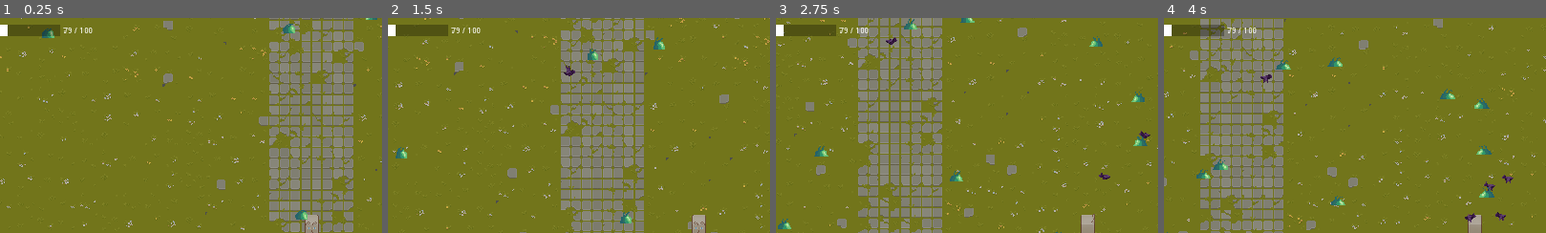
Above: before the commit, frames 1-4 (left to right).
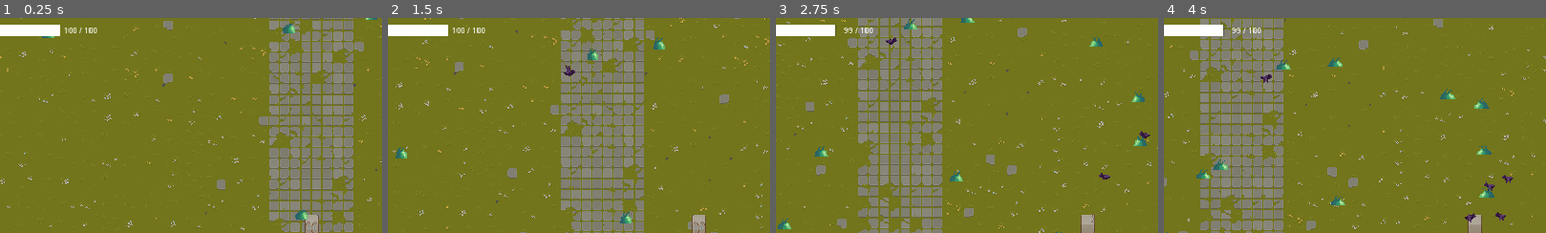
Above: after the commit, the same moments.

Repository: reyhanfarabi/project-survive
Game: Godot game, scene res://scenes/game.tscn
Same seed, same stepped clock (60 frames per second), same inputs: the game is played once before the commit and once after it. The project has no main scene, so this scene is started directly.
Inputs:
- Up to frame 1 (0.25 s): no input
- Up to frame 2 (1.5 s): hold D (right) 0.53-1.28 s; tap W (top) at 0.6, 1.35 s; hold S (down) from 1.28 s (still down)
- Up to frame 3 (2.75 s): release S (down) at 2.03 s; hold D (right) from 2.03 s (still down); tap W (top) at 2.1 s
- Up to frame 4 (4 s): tap W (top) at 2.85, 3.6 s; release D (right) at 3.53 s; hold A (left) from 3.53 s (still down)
The pictures show only the part of the screen within x 9-59%, y 0-50%; the shares and areas given below are measured in that part.

The runs differ from the first frame. In frame 1, 0.9% of the frame differs, in the area x 2-26%, y 3-9%; in frame 2, 0.9%; in frame 3, 0.9%; in frame 4, 0.9%.

Commit message:
add player health UI logic and other adjustment

Diff:
--- a/resources/entity/enemy.tres
+++ b/resources/entity/enemy.tres
@@ -5,5 +5,6 @@
 [resource]
 resource_local_to_scene = true
 script = ExtResource("1_7vah6")
+max_health = 10
 health = 10
-attack_damage = 2
+attack_damage = 1
--- a/resources/entity/player.tres
+++ b/resources/entity/player.tres
@@ -4,5 +4,6 @@
 
 [resource]
 script = ExtResource("1_ecn4j")
+max_health = 100
 health = 100
-attack_damage = 20
+attack_damage = 10
--- /dev/null
+++ b/scenes/health_ui.tscn
@@ -0,0 +1,48 @@
+[gd_scene load_steps=5 format=3 uid="uid://bcypvjbl47xd5"]
+
+[ext_resource type="Texture2D" uid="uid://drtssacttunyc" path="res://assets/health_bar/under.png" id="1_juo7y"]
+[ext_resource type="Script" path="res://scripts/health_ui.gd" id="1_qeims"]
+[ext_resource type="Texture2D" uid="uid://ypoqksfl2c8w" path="res://assets/health_bar/progress.png" id="2_ki7ks"]
+[ext_resource type="Resource" uid="uid://bnpo3lcqa4oui" path="res://resources/entity/player.tres" id="2_tgkoc"]
+
+[node name="HealthUIContainer" type="HBoxContainer"]
+script = ExtResource("1_qeims")
+_player_resource = ExtResource("2_tgkoc")
+
+[node name="HPTitle" type="ColorRect" parent="."]
+clip_contents = true
+custom_minimum_size = Vector2(24, 0)
+layout_mode = 2
+color = Color(0, 0, 0, 0.301961)
+
+[node name="HPLabel" type="Label" parent="HPTitle"]
+layout_mode = 0
+offset_right = 24.0
+offset_bottom = 19.0
+theme_override_font_sizes/font_size = 11
+text = "HP"
+horizontal_alignment = 1
+vertical_alignment = 1
+
+[node name="HealthBar" type="TextureProgressBar" parent="."]
+custom_minimum_size = Vector2(160, 16)
+layout_mode = 2
+value = 100.0
+nine_patch_stretch = true
+texture_under = ExtResource("1_juo7y")
+texture_progress = ExtResource("2_ki7ks")
+
+[node name="CurrentHealth" type="Label" parent="."]
+clip_contents = true
+custom_minimum_size = Vector2(20, 0)
+layout_mode = 2
+theme_override_font_sizes/font_size = 11
+text = "100"
+horizontal_alignment = 2
+vertical_alignment = 1
+
+[node name="MaxHealth" type="Label" parent="."]
+layout_mode = 2
+theme_override_font_sizes/font_size = 11
+text = "/ 100"
+vertical_alignment = 1
--- a/scenes/ui.tscn
+++ b/scenes/ui.tscn
@@ -1,7 +1,6 @@
-[gd_scene load_steps=3 format=3 uid="uid://chrmuh5jod3kn"]
+[gd_scene load_steps=2 format=3 uid="uid://dfwwktobs2ab7"]
 
-[ext_resource type="Texture2D" uid="uid://drtssacttunyc" path="res://assets/health_bar/under.png" id="1_40db3"]
-[ext_resource type="Texture2D" uid="uid://ypoqksfl2c8w" path="res://assets/health_bar/progress.png" id="2_4pgyh"]
+[ext_resource type="PackedScene" uid="uid://bcypvjbl47xd5" path="res://scenes/health_ui.tscn" id="1_tpx22"]
 
 [node name="UI" type="MarginContainer"]
 anchors_preset = 10
@@ -16,40 +15,5 @@
 [node name="HBoxContainer" type="HBoxContainer" parent="."]
 layout_mode = 2
 
-[node name="HealthUIContainer" type="HBoxContainer" parent="HBoxContainer"]
+[node name="HealthUI" parent="HBoxContainer" instance=ExtResource("1_tpx22")]
 layout_mode = 2
-
-[node name="HPTitle" type="ColorRect" parent="HBoxContainer/HealthUIContainer"]
-clip_contents = true
-custom_minimum_size = Vector2(24, 0)
-layout_mode = 2
-color = Color(0, 0, 0, 0.301961)
-
-[node name="HPLabel" type="Label" parent="HBoxContainer/HealthUIContainer/HPTitle"]
-layout_mode = 0
-offset_right = 24.0
-offset_bottom = 19.0
-theme_override_font_sizes/font_size = 11
-text = "HP"
-horizontal_alignment = 1
-vertical_alignment = 1
-
-[node name="HealthBar" type="TextureProgressBar" parent="HBoxContainer/HealthUIContainer"]
-custom_minimum_size = Vector2(160, 16)
-layout_mode = 2
-value = 50.0
-nine_patch_stretch = true
-texture_under = ExtResource("1_40db3")
-texture_progress = ExtResource("2_4pgyh")
-
-[node name="CurrentHealth" type="Label" parent="HBoxContainer/HealthUIContainer"]
-layout_mode = 2
-theme_override_font_sizes/font_size = 11
-text = "79"
-vertical_alignment = 1
-
-[node name="MaxHealth" type="Label" parent="HBoxContainer/HealthUIContainer"]
-layout_mode = 2
-theme_override_font_sizes/font_size = 11
-text = "/ 100"
-vertical_alignment = 1
--- /dev/null
+++ b/scripts/health_ui.gd
@@ -0,0 +1,32 @@
+extends HBoxContainer
+
+
+@export var _player_resource: Resource_Entity
+
+
+func _ready():
+	_config_health_bar()
+	_config_health_digit()
+
+
+func _config_health_bar():
+	$HealthBar.max_value = _player_resource.max_health
+	$HealthBar.value = _player_resource.health
+
+
+func _config_health_digit():
+	$CurrentHealth.set_text(str(_player_resource.health))
+	$MaxHealth.set_text("/ " + str(_player_resource.max_health))
+
+
+func _process(delta):
+	_update_health_bar()
+	_update_health_digit()
+
+
+func _update_health_bar():
+	$HealthBar.value = _player_resource.health
+
+
+func _update_health_digit():
+	$CurrentHealth.set_text(str(_player_resource.health))
--- a/scripts/resource_entity.gd
+++ b/scripts/resource_entity.gd
@@ -2,5 +2,6 @@
 
 class_name Resource_Entity
 
+@export var max_health: int
 @export var health: int
 @export var attack_damage: int
Not shown: 1 places in scenes/game.tscn that only renumber resources
